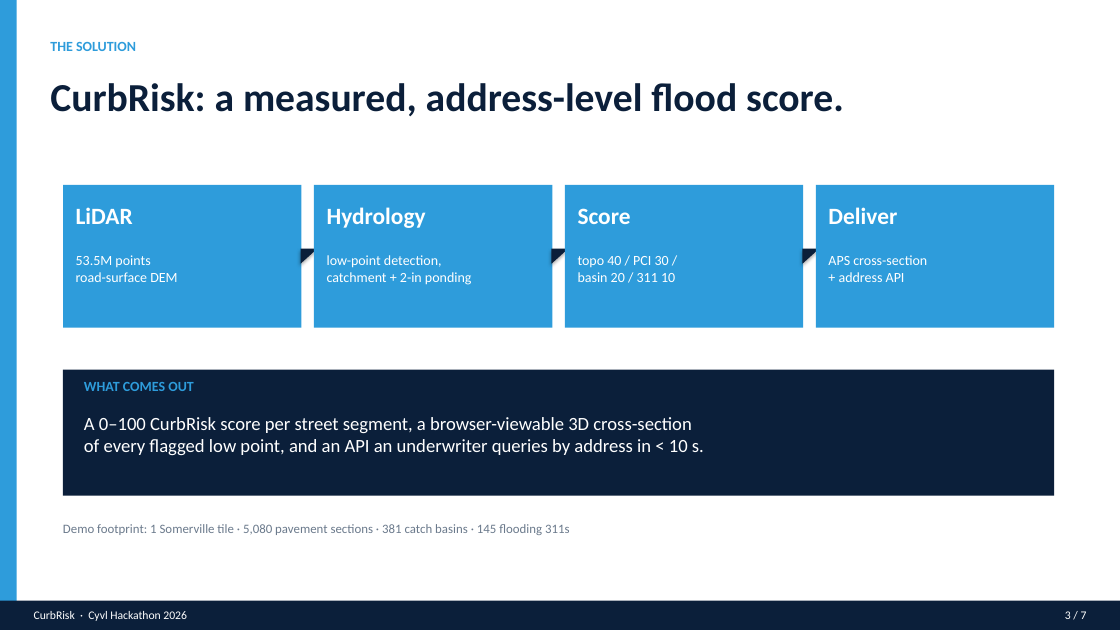
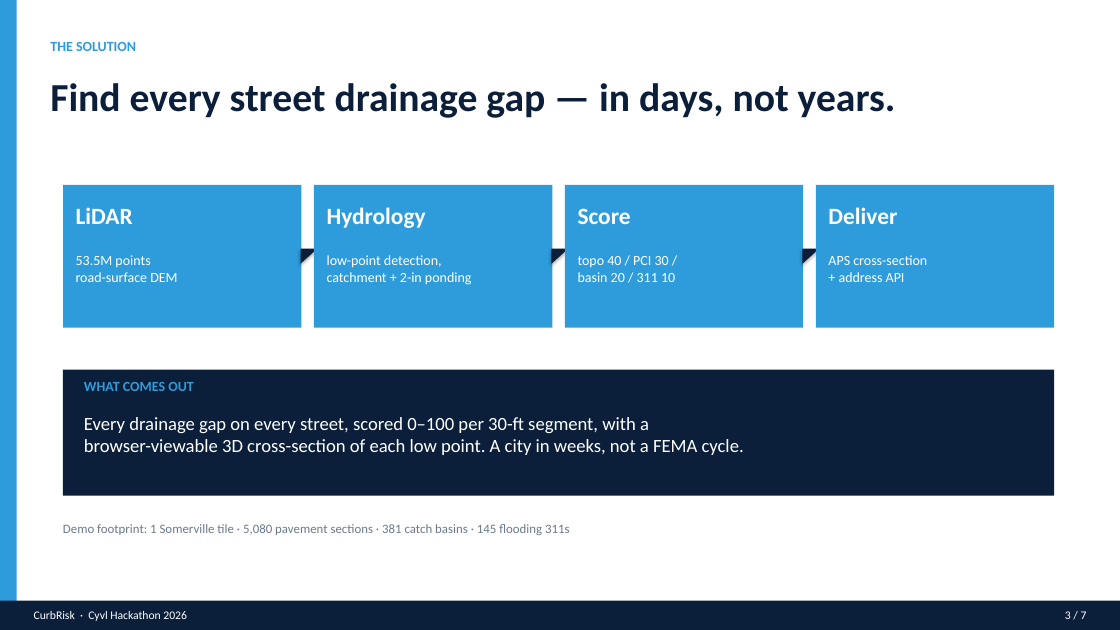
Before and after one commit to H-TejadaDeras/cyvl-hackathon-entry-2026, a slide deck: slide 3 of presentation/CurbRisk_Pitch.pptx. Drawn at 1120x630 pixels with LibreOffice and Linux fonts; fonts in the diff are those of the drawing. Boxes give left, top, right and bottom in pixels: in the first picture for what was removed or moved away, otherwise in the second. Text is boxed around its words. In the diff, an @@ line names an element or a change of style, - is before the commit and + after.

```diff
--- a/presentation/CurbRisk_Pitch.pptx
+++ b/presentation/CurbRisk_Pitch.pptx
@@ text at (x1=50, y1=83, x2=896, y2=118): text changed @@
-CurbRisk: a measured, address-level flood score.
+Find every street drainage gap — in days, not years.
@@ text at (x1=84, y1=417, x2=744, y2=455): text changed @@
-A 0–100 CurbRisk score per street segment, a browser-viewable 3D cross-section
-of every flagged low point, and an API an underwriter queries by address in < 10 s.
+Every drainage gap on every street, scored 0–100 per 30-ft segment, with a
+browser-viewable 3D cross-section of each low point. A city in weeks, not a FEMA cycle.
```
Also in this commit, not shown: 4 other slides changed, 2 other files.
